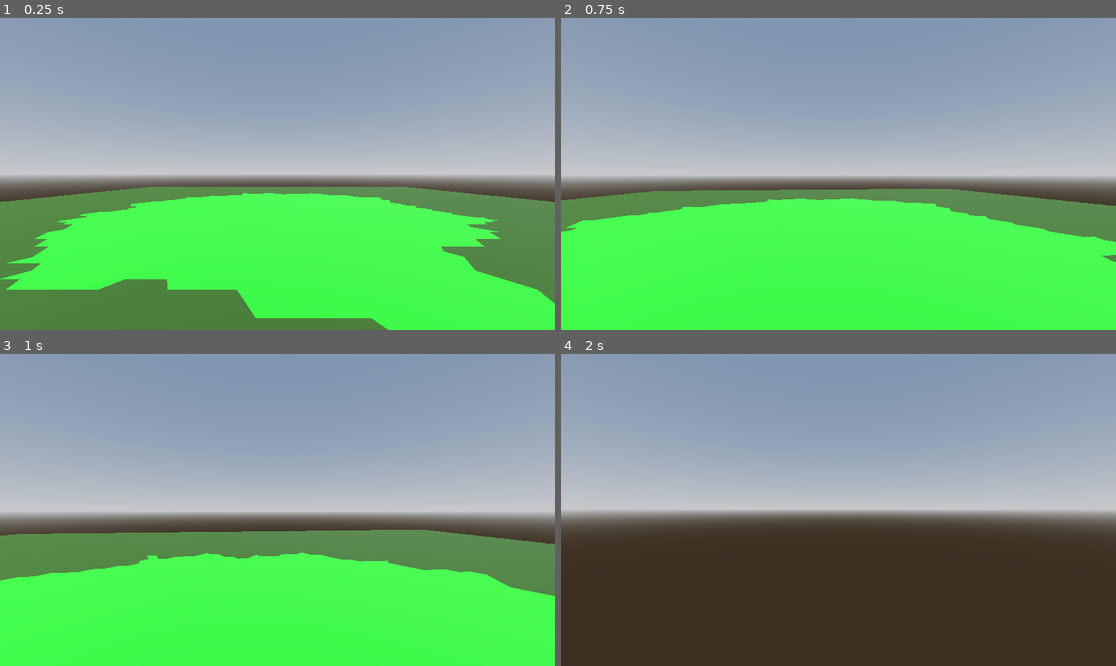
Above: before the commit, frames 1-4 (two rows, left to right).
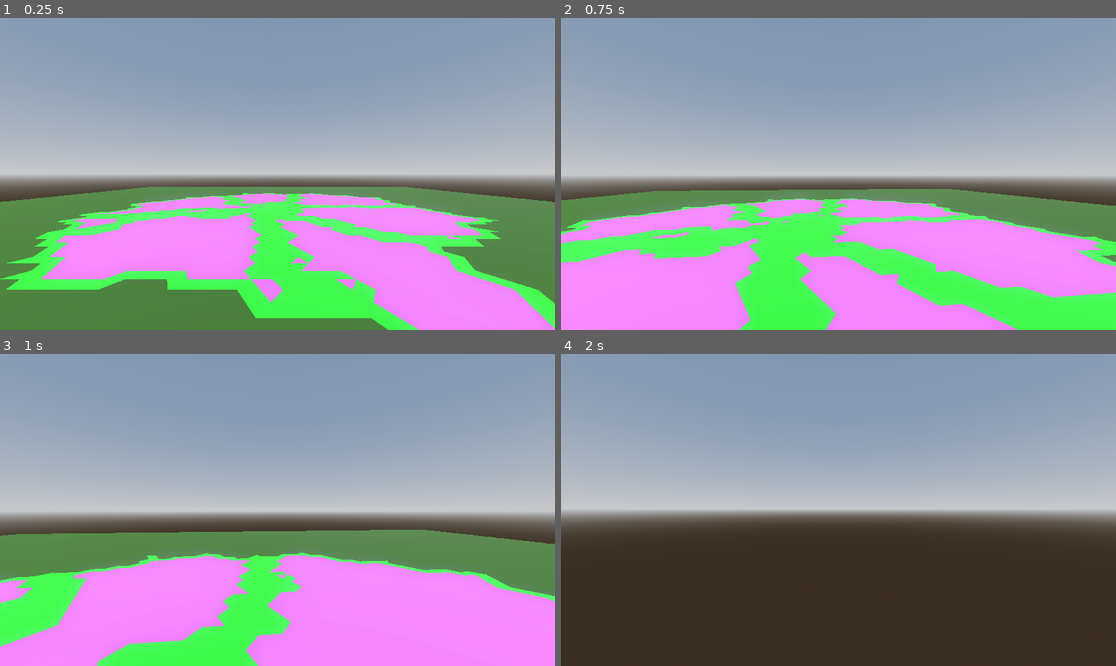
Above: after the commit, the same moments.

Repository: MichaelReel/Faster-Island-Generation
Game: Godot game, scene res://Main.tscn
The game is run twice, just before and just after one commit, with the same random seed, the same clock (stepped at 60 frames per second) and the same inputs.
Inputs (mouse positions are in pixels of both pictures, inside the frame that each line leads up to):
- Up to frame 1 (0.25 s): no input
- Up to frame 2 (0.75 s): tap Enter at 0.5 s; move the mouse to (866, 174) at 0.52 s; hold W (forward) from 0.53 s (still down)
- Up to frame 3 (1 s): keep holding W (forward)
- Up to frame 4 (2 s): keep holding W (forward); move the mouse to (810, 510) at 1.27 s

The runs differ from the first frame. In frame 1, 19% of the frame differs, in the area x 7-100%, y 56-100%; in frame 2, 24%; in frame 3, 25%, in the area x 0-100%, y 64-100%; in frame 4, nothing differs.

Commit message:
Added some visual debug to regions

Diff:
--- a/Main.tscn
+++ b/Main.tscn
@@ -22,6 +22,9 @@
 [sub_resource type="StandardMaterial3D" id="StandardMaterial3D_g3d72"]
 albedo_color = Color(0.0862745, 0.611765, 0.0784314, 1)
 
+[sub_resource type="StandardMaterial3D" id="StandardMaterial3D_cmf4l"]
+albedo_color = Color(0.572549, 0.219608, 0.890196, 1)
+
 [node name="Main" type="Node3D"]
 
 [node name="WorldEnvironment" type="WorldEnvironment" parent="."]
@@ -36,6 +39,7 @@
 island_cell_count = 6000
 sub_water = SubResource("StandardMaterial3D_582fk")
 ground = SubResource("StandardMaterial3D_g3d72")
+region_debug = SubResource("StandardMaterial3D_cmf4l")
 
 [node name="FlyingCameraControl" parent="." instance=ExtResource("2_gt1th")]
 transform = Transform3D(1, 0, 0, 0, 1, 0, 0, 0, 1, 0, 5, 30)
--- a/island/GeneratedIsland.gd
+++ b/island/GeneratedIsland.gd
@@ -28,6 +28,7 @@
 @export_category("debug_materials")
 @export var sub_water: Material = Material.new()
 @export var ground: Material = Material.new()
+@export var region_debug: Material = Material.new()
 
 @onready var bounds : Mesh = $BoundsMesh.mesh
 @onready var material_lib: MaterialLib = MaterialLib.new()
@@ -39,6 +40,7 @@
 func _ready() -> void:
 	material_lib.set_material("sub_water", sub_water)
 	material_lib.set_material("ground", ground)
+	material_lib.set_material("region_debug", region_debug)
 
 func _process(delta: float) -> void:
 	if not _changes_pending:
--- a/island/generation/lakes/LakeManager.gd
+++ b/island/generation/lakes/LakeManager.gd
@@ -4,13 +4,14 @@
 var _grid_manager: GridManager
 var _outline_manager: OutlineManager
 var _region_divide_layer: RegionDividelLayer
+var _region_debug_mesh: RegionDebugMesh
 var _rng := RandomNumberGenerator.new()
 
 func _init(
 	grid_manager: GridManager,
 	outline_manager: OutlineManager,
 	lake_regions: int,
-	lakes_per_region: int,
+	_lakes_per_region: int,
 	material_lib: MaterialLib,
 	rng_seed: int
 ) -> void:
@@ -20,11 +21,20 @@
 
 	_region_divide_layer = RegionDividelLayer.new(outline_manager, lake_regions, _rng.randi())
 #	_lake_layer = null
+	_region_debug_mesh = RegionDebugMesh.new(
+		_grid_manager.get_tri_cell_layer(),
+		_outline_manager.get_region_cell_layer(),
+		_outline_manager.get_island_region_index(),
+		material_lib
+	)
 
 
 func perform() -> void:
 	emit_signal("percent_complete", self, 0.0)
 	_region_divide_layer.perform()
+
+	emit_signal("percent_complete", self, 66.6)
+	_region_debug_mesh.perform()
 	emit_signal("percent_complete", self, 100.0)
 
 func _to_string() -> String:
@@ -32,5 +42,5 @@
 
 func get_mesh_dict() -> Dictionary:
 	return {
-		"lakes": null
+		"terrain": _region_debug_mesh
 	}
--- a/island/generation/lakes/geometry/RegionDivideLayer.gd
+++ b/island/generation/lakes/geometry/RegionDivideLayer.gd
@@ -25,22 +25,71 @@
 		if done:
 			expansion_done = true
 
-	pass
-
-#	_expand_margins()
+	for region_index in _region_indices:
+		reduce_region_and_create_margin(region_index)
 
 #	for region in _regions:
 #		var _lines: Array[Edge] = region.get_perimeter_lines(false)
 
-#func _expand_margins() -> void:
-#	for region in _regions:
-#		region.expand_margins()
-
 func _setup_regions() -> void:
 	var parent_region_index = _outline_manager.get_island_region_index()
-	var start_triangles = _region_cell_layer.get_some_triangles_in_region(_lake_regions, parent_region_index, _rng)
+	var start_triangles = get_some_triangles_in_region(_lake_regions, parent_region_index, _rng)
 
 	for tri_index in start_triangles:
 		var new_region = Region.new(_region_cell_layer, parent_region_index)
 		new_region.add_cell_index_to_front(tri_index)
 		_region_indices.append(new_region.get_region_index())
+
+func get_some_triangles_in_region(count: int, region_index: int, rng: RandomNumberGenerator) -> PackedInt64Array:
+	"""Get upto count random cells from the region referenced by region_index"""
+	var region : Region = _region_cell_layer.get_region_by_index(region_index)
+
+	var actual_count : int = min(count, region.get_cell_count())
+	var random_cells = region.get_cell_indices().duplicate()
+	ArrayUtils.shuffle(rng, random_cells)
+	return random_cells.slice(0, actual_count)
+
+func reduce_region_and_create_margin(region_index: int) -> void:
+	var border_cell_indices: PackedInt64Array = _find_inner_border_cell_indices(region_index)
+
+	# Return the border cells to the parent and mark as frontier
+	for border_cell_index in border_cell_indices:
+		_region_cell_layer.return_cell_to_parent_region(border_cell_index, _outline_manager.get_island_region_index())
+
+	# Recreate the frontier for this region, subset of removed cells
+	var new_region_front: PackedInt64Array = []
+	for border_cell_index in border_cell_indices:
+		if count_neighbours_with_parent(border_cell_index, region_index) > 0:
+			new_region_front.append(border_cell_index)
+
+	var region: Region = _region_cell_layer.get_region_by_index(region_index)
+	region.set_entire_region_front(new_region_front)
+
+func _find_inner_border_cell_indices(region_index: int) -> PackedInt64Array:
+	"""Find the indices of the cells on the edge, but inside the notional perimeter"""
+	var border_cells: PackedInt64Array = []
+	# Find cells on the boundaries of the region
+	for cell_index in _region_cell_layer.get_region_by_index(region_index).get_cell_indices():
+		if count_corner_neighbours_with_parent(cell_index, region_index) < 9:
+			border_cells.append(cell_index)
+	return border_cells
+
+func get_indices_of_neighbours_with_parent(cell_index: int, parent_index: int) -> PackedInt64Array:
+	var parented_neighbours: PackedInt64Array = []
+	for neighbour_index in _region_cell_layer.get_edge_sharing_neighbours(cell_index):
+		if _region_cell_layer.get_region_by_index_for_cell_index(neighbour_index) == parent_index:
+			parented_neighbours.append(neighbour_index)
+	return parented_neighbours
+
+func count_neighbours_with_parent(cell_index: int, parent_index: int) -> int:
+	return len(get_indices_of_neighbours_with_parent(cell_index, parent_index))
+
+func get_indices_of_corner_neighbours_with_parent(cell_index:int, parent_index: int) -> PackedInt64Array:
+	var parented_corner_neighbours: PackedInt64Array = []
+	for corner_neighbour in _region_cell_layer.get_corner_only_sharing_neighbours(cell_index):
+		if _region_cell_layer.get_region_by_index_for_cell_index(corner_neighbour) == parent_index:
+			parented_corner_neighbours.append(corner_neighbour)
+	return parented_corner_neighbours
+
+func count_corner_neighbours_with_parent(cell_index: int, parent_index: int) -> int:
+	return len(get_indices_of_corner_neighbours_with_parent(cell_index, parent_index))
--- /dev/null
+++ b/island/generation/lakes/mesh/RegionDebugMesh.gd
@@ -0,0 +1,55 @@
+class_name RegionDebugMesh
+extends ArrayMesh
+"""
+Mesh for debugging the region portion of the island generation
+"""
+
+var _tri_cell_layer: TriCellLayer
+var _region_cell_layer: RegionCellLayer
+var _material_lib: MaterialLib
+var _island_region_index: int
+
+func _init(
+	tri_cell_layer: TriCellLayer, region_cell_layer: RegionCellLayer, island_region_index: int, material_lib: MaterialLib
+) -> void:
+	_tri_cell_layer = tri_cell_layer
+	_region_cell_layer = region_cell_layer
+	_island_region_index = island_region_index
+	_material_lib = material_lib
+
+func perform() -> void:
+	var sub_surface_tool: SurfaceTool = SurfaceTool.new()
+	var ground_surface_tool: SurfaceTool = SurfaceTool.new()
+	var region_debug_tool: SurfaceTool = SurfaceTool.new()
+
+	sub_surface_tool.begin(Mesh.PRIMITIVE_TRIANGLES)
+	ground_surface_tool.begin(Mesh.PRIMITIVE_TRIANGLES)
+	region_debug_tool.begin(Mesh.PRIMITIVE_TRIANGLES)
+
+	sub_surface_tool.set_material(_material_lib.get_material("sub_water"))
+	ground_surface_tool.set_material(_material_lib.get_material("ground"))
+	region_debug_tool.set_material(_material_lib.get_material("region_debug"))
+
+	var base_region_index: int = _region_cell_layer.get_region_ref()
+
+	for cell_index in range(_tri_cell_layer.get_cell_count()):
+		var surface_tool: SurfaceTool
+		match _region_cell_layer.get_region_by_index_for_cell_index(cell_index):
+			_island_region_index:
+				surface_tool = ground_surface_tool
+			base_region_index:
+				surface_tool = sub_surface_tool
+			_:
+				surface_tool = region_debug_tool
+
+		var triangle_vertices = _tri_cell_layer.get_triangle_as_vector3_array_for_index(cell_index)
+		for vertex in triangle_vertices:
+			surface_tool.add_vertex(vertex)
+
+	sub_surface_tool.generate_normals()
+	ground_surface_tool.generate_normals()
+	region_debug_tool.generate_normals()
+
+	sub_surface_tool.commit(self)
+	ground_surface_tool.commit(self)
+	region_debug_tool.commit(self)
--- a/island/generation/outline/geometry/Region.gd
+++ b/island/generation/outline/geometry/Region.gd
@@ -26,11 +26,19 @@
 		_region_cells.remove_at(_region_cells.find(cell_index))
 	_region_front.append(cell_index)
 
+func set_entire_region_front(region_front: PackedInt64Array) -> void:
+	_region_front = region_front
+
 func add_cell_index_to_region(cell_index: int) -> void:
 	if cell_index in _region_front:
 		_region_front.remove_at(_region_front.find(cell_index))
 	_region_cells.append(cell_index)
 	_region_cell_layer.update_cell_to_region(cell_index, _region_index)
+
+func remove_cell_index_from_region(cell_index: int) -> void:
+	var cell_pos_in_cells: int = _region_cells.find(cell_index)
+	if cell_pos_in_cells >= 0:
+		_region_cells.remove_at(cell_pos_in_cells)
 
 func get_cell_count() -> int:
 	return len(_region_cells)
--- a/island/generation/outline/geometry/RegionCellLayer.gd
+++ b/island/generation/outline/geometry/RegionCellLayer.gd
@@ -3,9 +3,10 @@
 
 var _tri_cell_layer: TriCellLayer
 var _edge_neighbour_indices: Array[PackedInt64Array] = []  # Links to neighbour cells by index
+var _corner_neighbours_indices: Array[PackedInt64Array] = []  # Links to touching cells by index
 var _cell_parents: PackedInt64Array = []  # Link from a cell to it's parent reference index
 var _root_region: Region
-var _region_by_index: Array[Region] = []  # Link from parent reference to the parent Region
+var _region_by_index: Array[Region] = []  # Link from region index to the Region
 var _point_to_cells_map: Array[PackedInt64Array] = []
 
 func _init(tri_cell_layer: TriCellLayer) -> void:
@@ -15,6 +16,7 @@
 func perform() -> void:
 	for cell_ind in range(_tri_cell_layer.get_cell_count()):
 		_edge_neighbour_indices.append(_get_edge_sharing_neighbours(cell_ind))
+		_corner_neighbours_indices.append(_get_corner_only_sharing_neighbours(cell_ind))
 		_cell_parents.append(_root_region.get_region_index())  # Default all cells to root region
 
 	_map_point_indices_to_connected_cell_indices()
@@ -30,7 +32,7 @@
 func get_region_count() -> int:
 	return len(_region_by_index)
 
-func get_region_by_reference(index: int) -> Region:
+func get_region_by_index(index: int) -> Region:
 	return _region_by_index[index]
 
 func get_index_by_region(parent: Region) -> int:
@@ -46,6 +48,13 @@
 
 func update_cell_to_region(cell_index: int, region_index: int) -> void:
 	_cell_parents[cell_index] = region_index
+
+func return_cell_to_parent_region(cell_index: int, parent_index: int) -> void:
+	var region_index: int = get_region_by_index_for_cell_index(cell_index)
+	var region: Region = get_region_by_index(region_index)
+#	var parent_index = region.get_parent_index()
+	update_cell_to_region(cell_index, parent_index)
+	region.remove_cell_index_from_region(cell_index)
 
 func get_edge_sharing_neighbours(cell_ind: int) -> PackedInt64Array:
 	return _edge_neighbour_indices[cell_ind]
@@ -77,6 +86,64 @@
 
 	return neighbours
 
+func get_corner_only_sharing_neighbours(cell_ind: int) -> PackedInt64Array:
+	return _corner_neighbours_indices[cell_ind]
+
+func _get_corner_only_sharing_neighbours(cell_ind: int) -> PackedInt64Array:
+	"""
+	Return the just-touching, corner sharing, neighbours for a given cell
+	as an array of indexes of tri_cells.
+
+	This is the 9 cells, if they are on the grid, that are not edge neighbours
+	but share a point with the input cell.
+	"""
+
+	# Up pointing triangles:           Down pointing triangles:
+	#        _\/____\/_                    _\/____  ____\/_
+	#         /\    /\                      /\    /\    /\
+	#        /  \  /  \                    /  \  /  \  /  \
+	#       /____\/____\                _\/____\/....\/____\/_
+	#      /\    ..    /\                /\    /.    .\    /\
+	#     /  \  .  .  /  \                 \  /  .  .  \  /
+	#  _\/____\....../____\/_               \/____..____\/
+	#   /\    /\    /\    /\                 \    /\    /
+	#     \  /  \  /  \  /                    \  /  \  /
+	#     _\/____\/____\/_                    _\/____\/_
+	#      /\          /\                      /\    /\
+
+	var tri_cell_coords: Vector2i = _tri_cell_layer.get_tri_cell_vector2i_for_index(cell_ind)
+	var tri_grid_dimensions: Vector2i = _tri_cell_layer.get_triangles_grid_dimensions()
+	var neighbours: PackedInt64Array = []
+
+	# Include cell to the left, if there is one
+	if tri_cell_coords.x - 2 >= 0:
+		neighbours.append(_tri_cell_layer.get_tri_cell_index_for_vector2i(tri_cell_coords + Vector2i(-2, 0)))
+
+	# Include cell to the right, if there is one
+	if tri_cell_coords.x + 2 < tri_grid_dimensions.x:
+		neighbours.append(_tri_cell_layer.get_tri_cell_index_for_vector2i(tri_cell_coords + Vector2i(+2, 0)))
+
+	# Cell direction is important, as this will determine which side has the 4 or the 3 triangles
+	var four_cell_row_dir: int = _tri_cell_layer.get_tri_cell_horizontal_border(tri_cell_coords)
+	var three_cell_row_dir: int = -four_cell_row_dir
+	var four_cell_row: int = tri_cell_coords.y + four_cell_row_dir
+	var three_cell_row: int = tri_cell_coords.y + three_cell_row_dir
+
+	# Include the 4 cells in the adjacent row where the flat edge is, if the cells exists
+	if four_cell_row >= 0 and four_cell_row < tri_grid_dimensions.y:
+		for x in range(max(tri_cell_coords.x - 2, 0), min(tri_cell_coords.x + 3, tri_grid_dimensions.x)):
+			if x == tri_cell_coords.x:
+				# Skip the middle cell
+				continue
+			neighbours.append(_tri_cell_layer.get_tri_cell_index_for_vector2i(Vector2i(x, four_cell_row)))
+
+	# Include the 3 cells in the adjacent row there the point id, if the cells exists
+	if three_cell_row >= 0 and three_cell_row < tri_grid_dimensions.y:
+		for x in range(max(tri_cell_coords.x - 1, 0), min(tri_cell_coords.x + 2, tri_grid_dimensions.x)):
+			neighbours.append(_tri_cell_layer.get_tri_cell_index_for_vector2i(Vector2i(x, three_cell_row)))
+
+	return neighbours
+
 func _map_point_indices_to_connected_cell_indices() -> void:
 	var total_points = _tri_cell_layer.get_point_count()
 	for point_index in range(total_points):
@@ -102,21 +169,12 @@
 	# Not points found outside region
 	return true
 
-func get_some_triangles_in_region(count: int, region_index: int, rng: RandomNumberGenerator) -> PackedInt64Array:
-	"""Get upto count random cells from the region referenced by region_index"""
-	var region : Region = _region_by_index[region_index]
-
-	var actual_count : int = min(count, region.get_cell_count())
-	var random_cells = region.get_cell_indices().duplicate()
-	ArrayUtils.shuffle(rng, random_cells)
-	return random_cells.slice(0, actual_count)
-
 func expand_region_into_parent(region_index: int, rng: RandomNumberGenerator) -> bool:
 	"""
 	Extend by a cell into the parent medium
 	Return true if there is no space left
 	"""
-	var region : Region = _region_by_index[region_index]
+	var region : Region = get_region_by_index(region_index)
 	if region.front_empty():
 		return true
 
Not shown: 1 places in Main.tscn that only renumber resources
